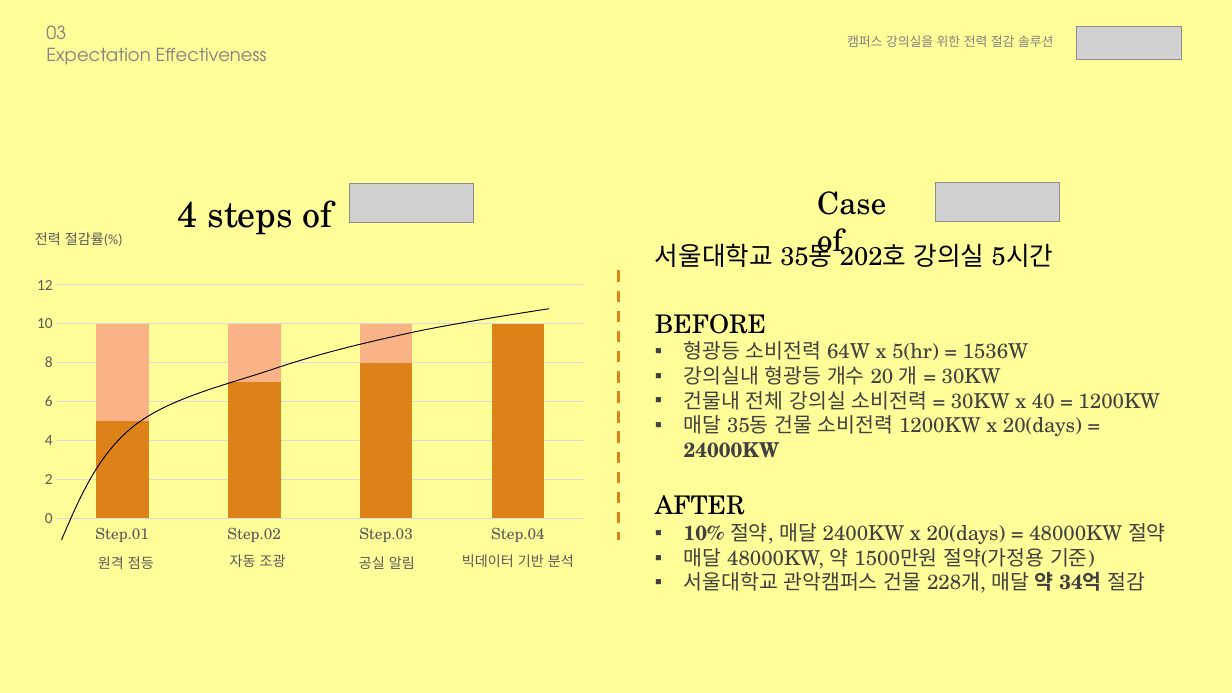
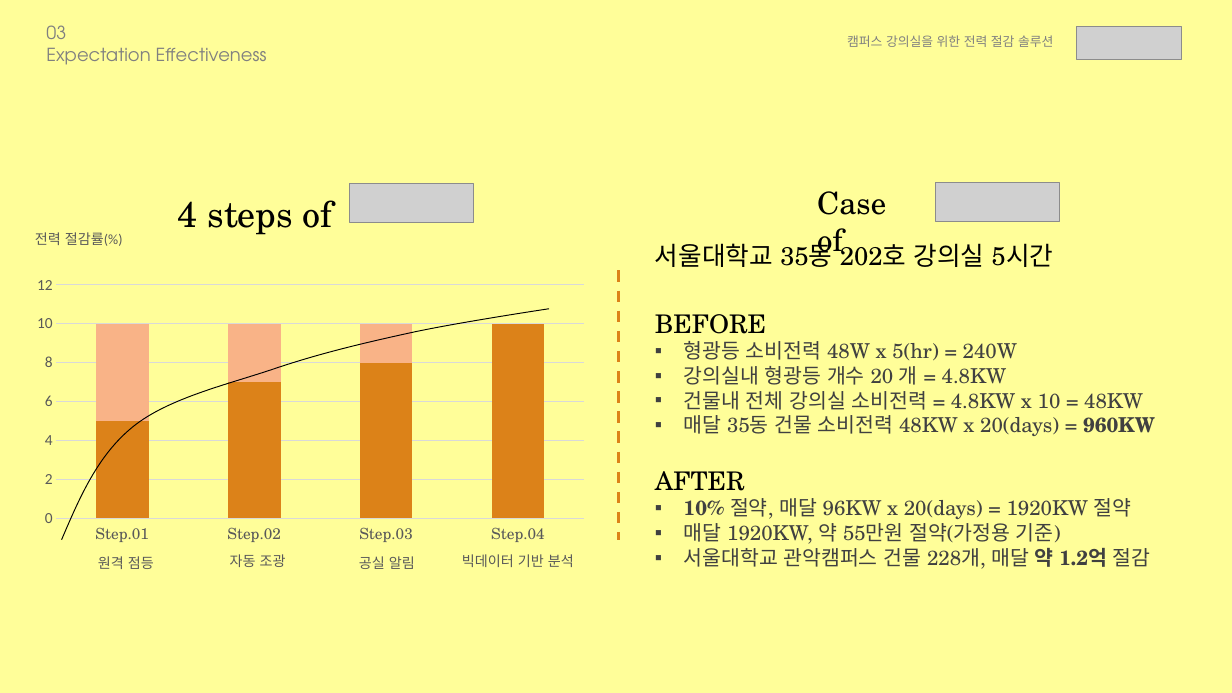
Before and after one commit to energyscrooge/docs, a slide deck: slide 4 of pt/energyscrooge_pitch.pptx. Drawn at 1232x693 pixels with LibreOffice and Linux fonts; fonts in the diff are those of the drawing; grey boxes stand for pictures. Boxes give left, top, right and bottom in pixels: in the first picture for what was removed or moved away, otherwise in the second. Text is boxed around its words. In the diff, an @@ line names an element or a change of style, - is before the commit and + after.

Commit message:
updated pitch-pdf file

```diff
--- a/pt/energyscrooge_pitch.pptx
+++ b/pt/energyscrooge_pitch.pptx
@@ text at [684,341,1155,436]: text changed @@
-▪ 형광등 소비전력 64W x 5(hr) = 1536W
-▪ 강의실내 형광등 개수 20 개 = 30KW
-▪ 건물내 전체 강의실 소비전력 = 30KW x 40 = 1200KW
-▪ 매달 35동 건물 소비전력 1200KW x 20(days) = 24000KW
+▪ 형광등 소비전력 48W x 5(hr) = 240W
+▪ 강의실내 형광등 개수 20 개 = 4.8KW
+▪ 건물내 전체 강의실 소비전력 = 4.8KW x 10 = 48KW
+▪ 매달 35동 건물 소비전력 48KW x 20(days) = 960KW
@@ text at [684,498,1151,569]: text changed @@
-▪ 10% 절약, 매달 2400KW x 20(days) = 48000KW 절약
-▪ 매달 48000KW, 약 1500만원 절약(가정용 기준)
-▪ 서울대학교 관악캠퍼스 건물 228개, 매달 약 34억 절감
+▪ 10% 절약, 매달 96KW x 20(days) = 1920KW 절약
+▪ 매달 1920KW, 약 55만원 절약(가정용 기준)
+▪ 서울대학교 관악캠퍼스 건물 228개, 매달 약 1.2억 절감
```
Also in this commit, not shown: 1 other file.
